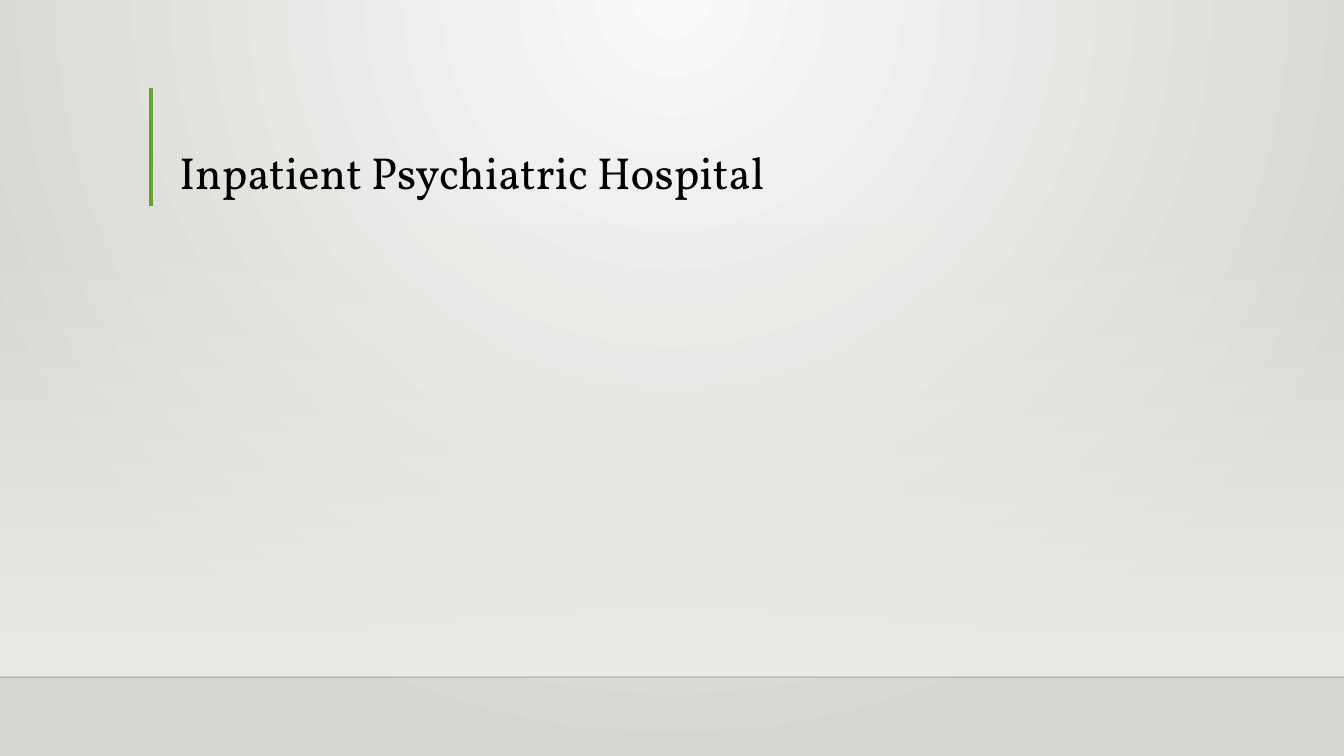
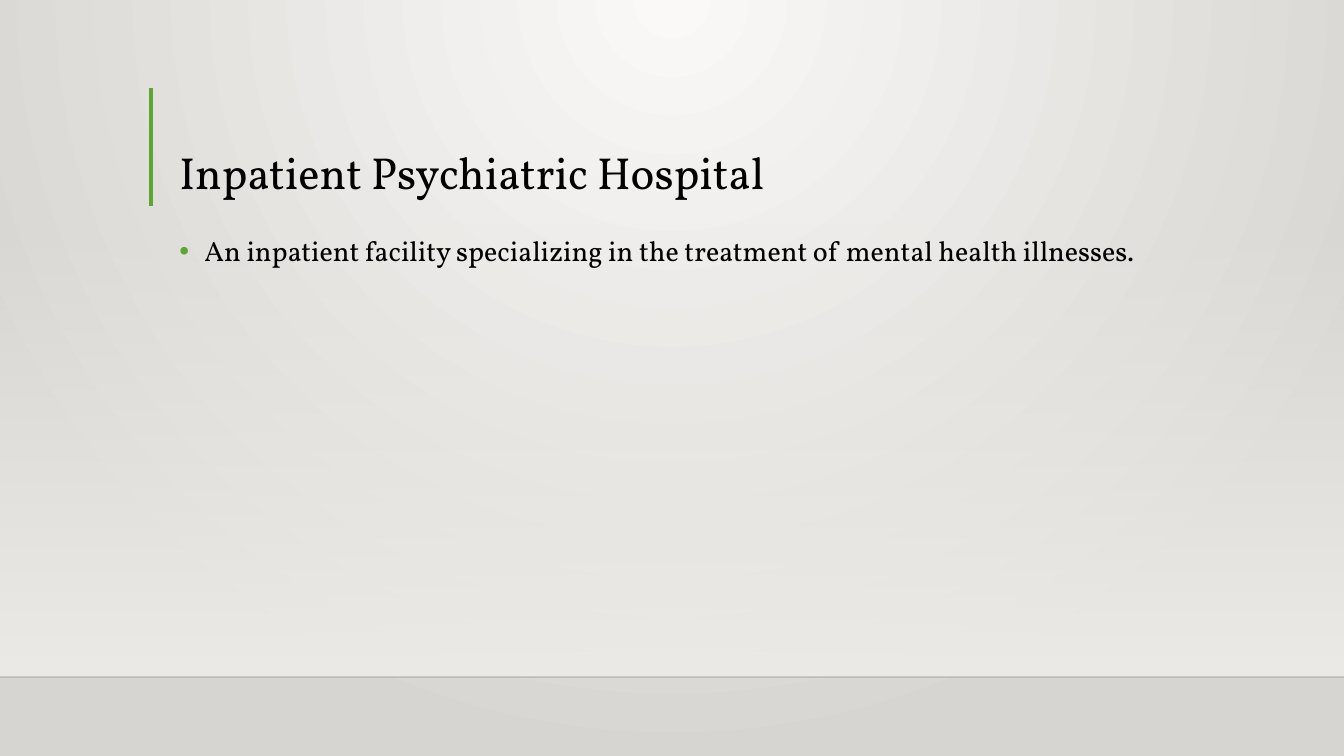
Before and after one commit to Intro-to-APCD/Intro-to-APCD.github.io, a slide deck: slide 9 of PowerPoints/Phase 3 - Claims Terminology/017 Medical Facilities.pptx. Drawn at 1344x756 pixels with LibreOffice and Linux fonts; fonts in the diff are those of the drawing; background and template pictures are left out. Boxes give left, top, right and bottom in pixels: in the first picture for what was removed or moved away, otherwise in the second. Text is boxed around its words. In the diff, an @@ line names an element or a change of style, - is before the commit and + after.

Commit message:
finished medical facility slides

```diff
--- a/PowerPoints/Phase 3 - Claims Terminology/017 Medical Facilities.pptx
+++ b/PowerPoints/Phase 3 - Claims Terminology/017 Medical Facilities.pptx
@@ text added at (204, 241, 1134, 268), 20 pt, text #000000 @@
+• An inpatient facility specializing in the treatment of mental health illnesses.
```
Also in this commit, not shown: 9 other slides changed.
